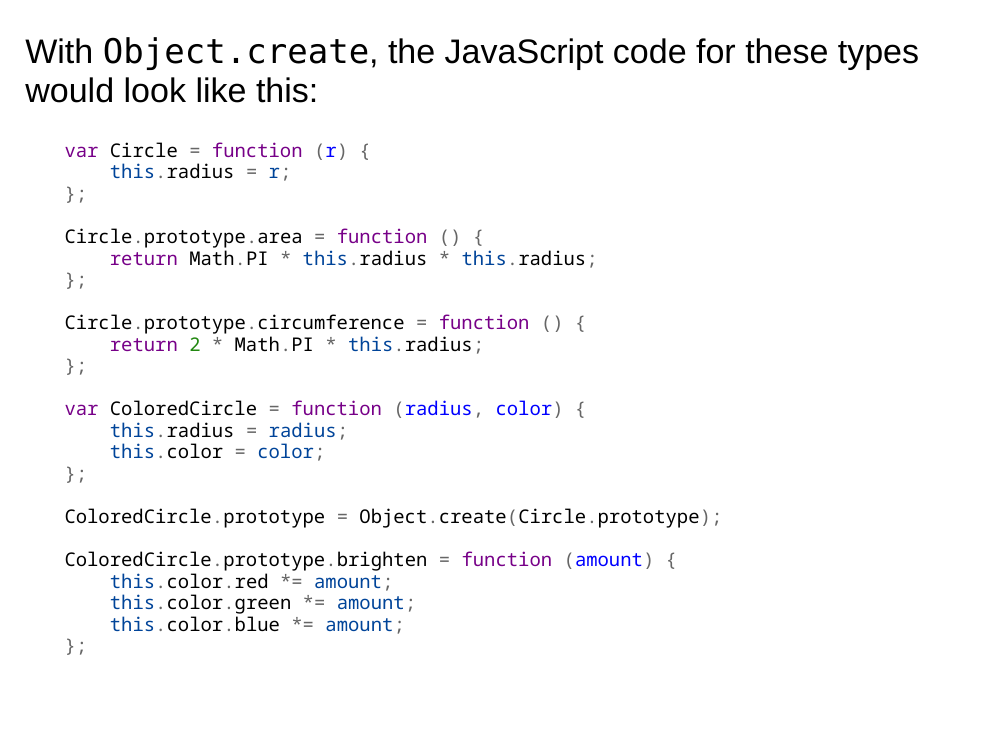
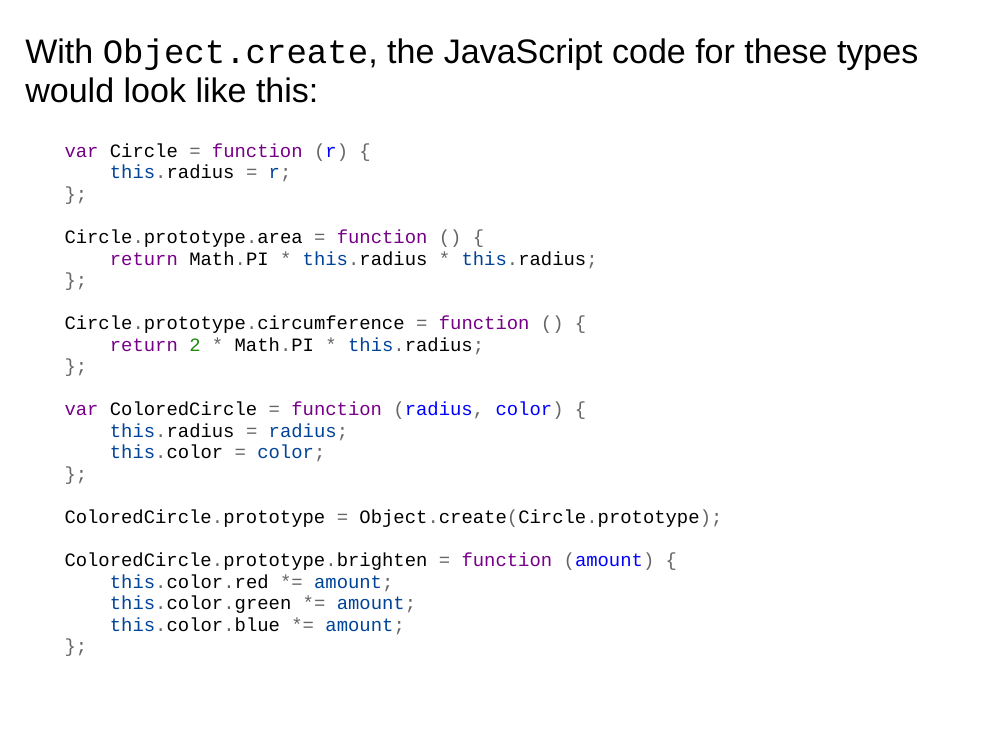
Before and after one commit to dondi/javascript-book, a slide deck: slide 16 of presentations/Chapter_7_Presentation.ppt. Drawn at 1008x756 pixels with LibreOffice and Linux fonts; fonts in the diff are those of the drawing; background and template pictures are left out. Boxes give left, top, right and bottom in pixels: in the first picture for what was removed or moved away, otherwise in the second. Text is boxed around its words. In the diff, an @@ line names an element or a change of style, - is before the commit and + after.

Commit message:
Font and formatting tweaks before going back to adding content.

```diff
--- a/presentations/Chapter_7_Presentation.ppt
+++ b/presentations/Chapter_7_Presentation.ppt
@@ text "With Object.create, the JavaScript code ..." at <box>25,38,918,635</box>: font DejaVu Sans Mono to Courier New in "Object.create,"; font Noto Sans Mono to Courier New in "var Circle = function (r) { this.radius ...", "}; ColoredCircle.prototype = Object.create(Circle.prototype) ..." @@
```
Also in this commit, not shown: 8 other slides changed.
